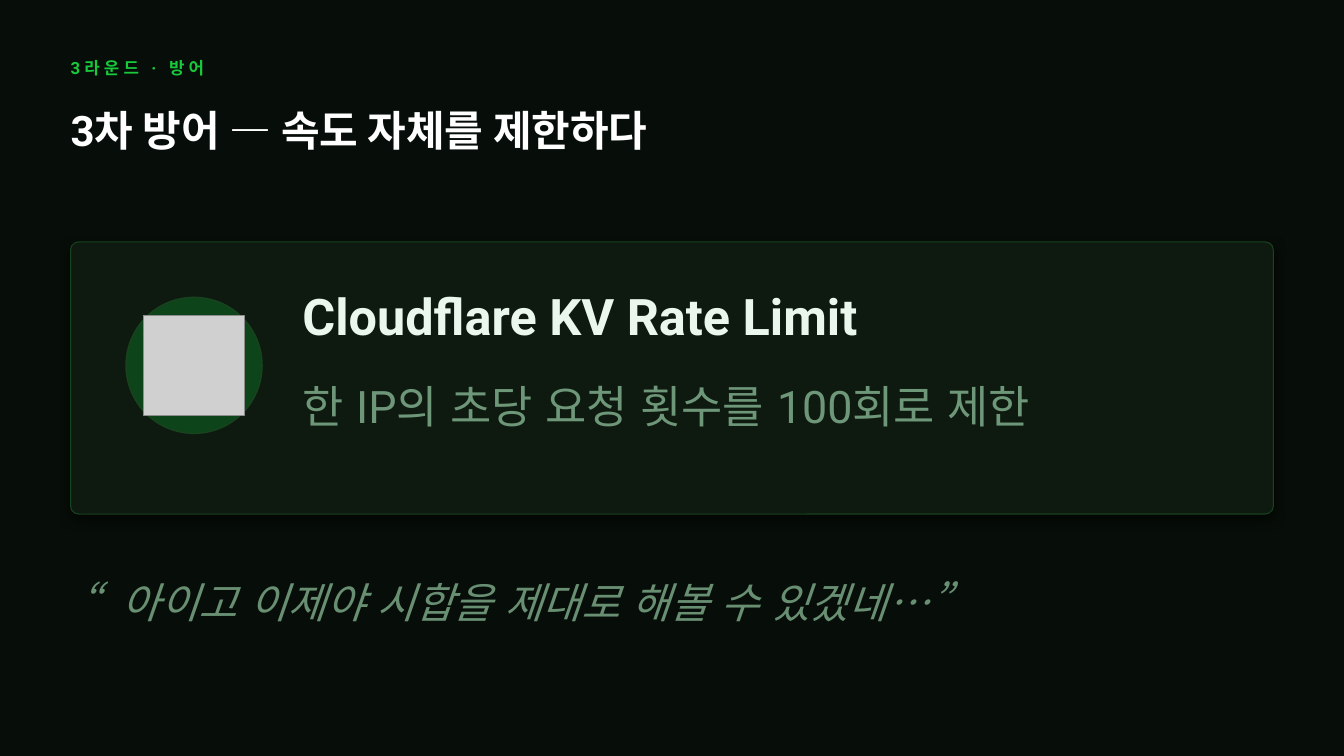
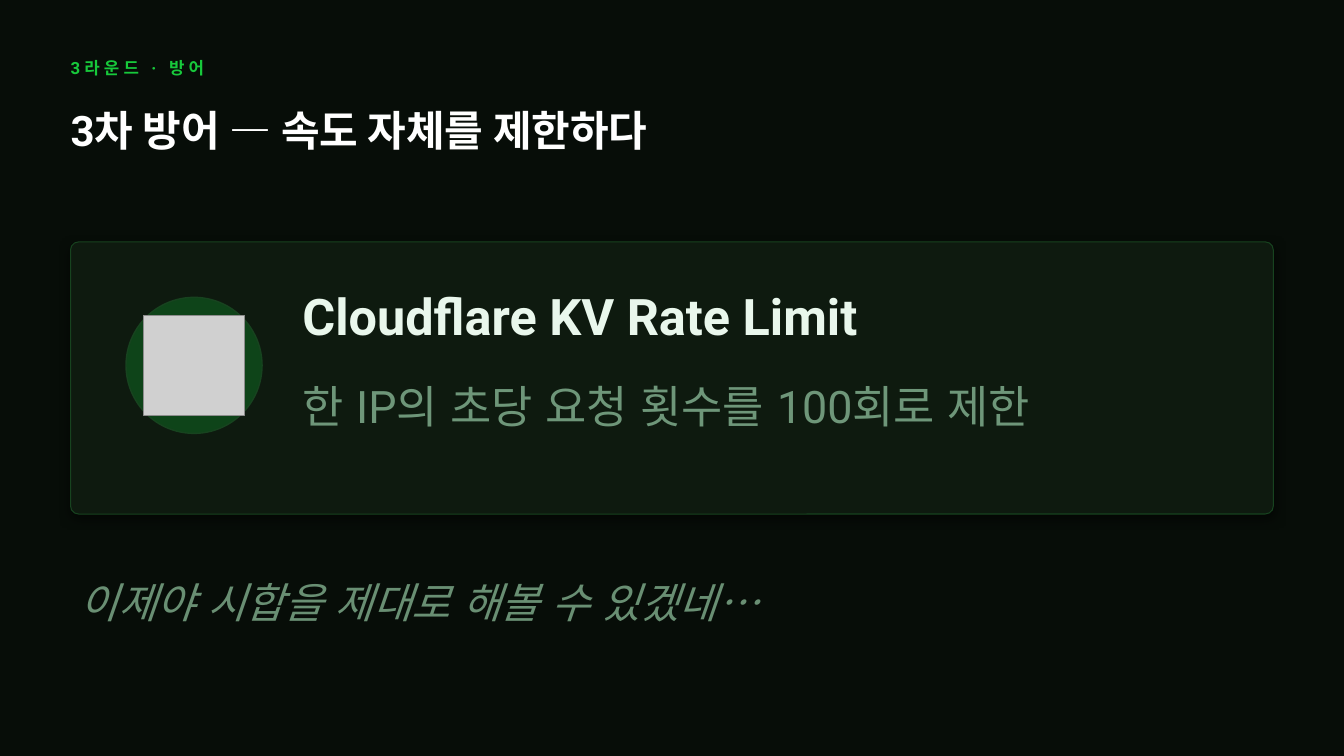
Before and after one commit to shk-cell/Macro_Classroom, a slide deck: slide 21 of AI기반 바이브코딩 시대의 교사역할과 교수학습설계.pptx. Drawn at 1344x756 pixels with LibreOffice and Linux fonts; fonts in the diff are those of the drawing; grey boxes stand for pictures. Boxes give left, top, right and bottom in pixels: in the first picture for what was removed or moved away, otherwise in the second. Text is boxed around its words. In the diff, an @@ line names an element or a change of style, - is before the commit and + after.

```diff
--- a/AI기반 바이브코딩 시대의 교사역할과 교수학습설계.pptx
+++ b/AI기반 바이브코딩 시대의 교사역할과 교수학습설계.pptx
@@ text at box(79, 583, 760, 621): text changed @@
-“아이고 이제야 시합을 제대로 해볼 수 있겠네…”
+이제야 시합을 제대로 해볼 수 있겠네…
```
Also in this commit, not shown: 5 other slides changed.
